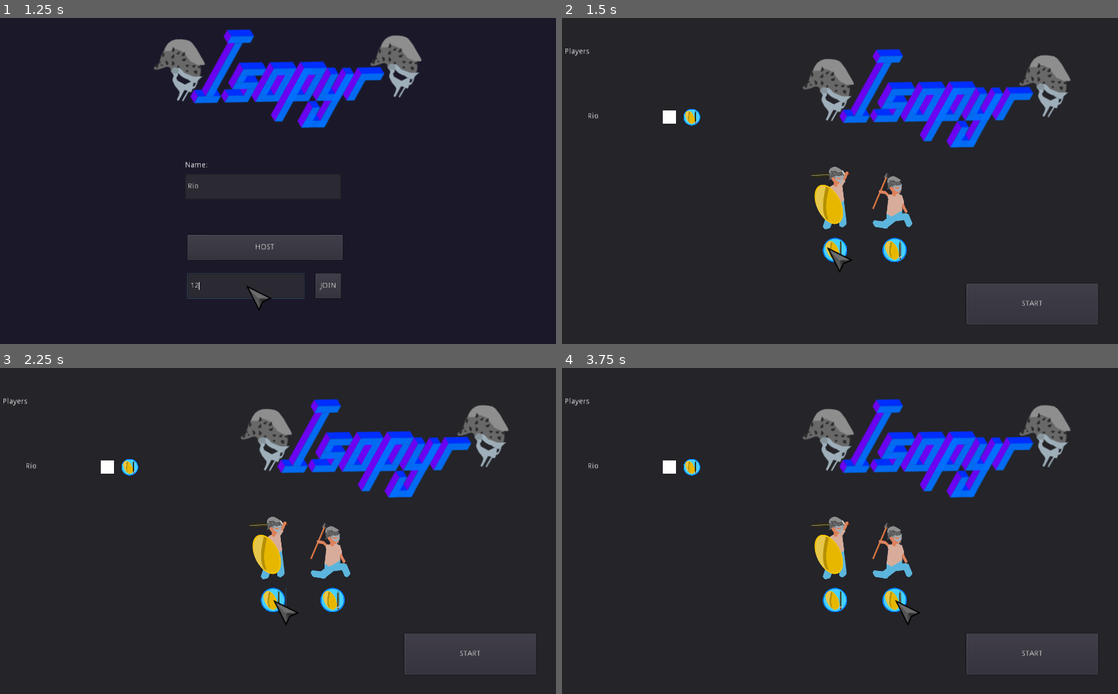
Above: before the commit, frames 1-4 (two rows, left to right).
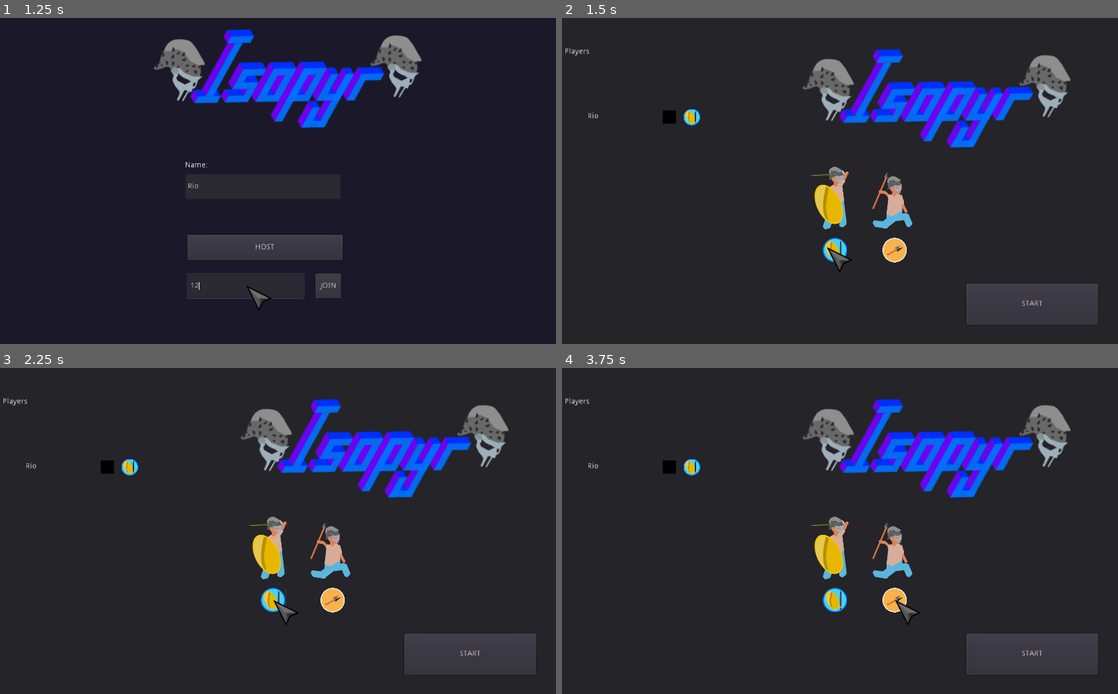
Above: after the commit, the same moments.

Repository: pjheden/isopyr
Game: Godot game, scene res://Start.tscn
The game is run twice, just before and just after one commit, with the same random seed, the same clock (stepped at 60 frames per second) and the same inputs.
Inputs (mouse positions are in pixels of both pictures, inside the frame that each line leads up to):
- Up to frame 1 (1.25 s): click (244, 285) at 0.52 s; type "12" at 0.6 s
- Up to frame 2 (1.5 s): click "HOST" at 1.25 s
- Up to frame 3 (2.25 s): click (272, 599) at 2.02 s
- Up to frame 4 (3.75 s): click (834, 599) at 2.77 s; click (895, 599) at 3.52 s

Frame 1 is identical in both runs. In frame 2, 0.3% of the frame differs, in the area x 18-62%, y 28-76%; in frame 3, 0.3%; in frame 4, 0.3%.

Commit message:
ADD hero selection in lobby

Diff:
--- a/Start.gd
+++ b/Start.gd
@@ -68,10 +68,31 @@
 		add_player(i, player_info[k])
 		i += 1
 
+## add_player adds a a player (info) to the loby screen
 func add_player(index, info) -> void:
 	var pu = player_ui_scene.instance()
 	pu.update_info(info)
+	# TODO: write this better
+	# load right textures
+	var txt: Texture
+	if info["hero"] == "Spear":
+		txt = load("res://resources/ui/spear-icon.png")
+	else:
+		txt = load("res://resources/ui/warrior-icon.png")
+	pu.set_icon(txt)
 	var height = $Lobby/Players.rect_size.y
 	pu.set_position(Vector2(0,index * (height / 8)))
 	pu.set_global_position(Vector2(0, index * (height / 8)))
+	pu.name = "LobbyPlayer-" + info["name"]
 	$Lobby/Players.add_child(pu)
+
+
+func _on_SwordButton_pressed():
+	#TODO class enum
+	print("sword button pressed")
+	Network.broadcast_hero_change(get_tree().get_network_unique_id(), "Sword")
+
+
+func _on_SpearButton_pressed():
+	#TODO class enum
+	Network.broadcast_hero_change(get_tree().get_network_unique_id(), "Spear")
--- a/Start.tscn
+++ b/Start.tscn
@@ -1,10 +1,11 @@
-[gd_scene load_steps=6 format=2]
+[gd_scene load_steps=7 format=2]
 
 [ext_resource path="res://Start.gd" type="Script" id=1]
 [ext_resource path="res://resources/sprites/logo.png" type="Texture" id=2]
-[ext_resource path="res://resources/sprites/warrior-icon.png" type="Texture" id=3]
+[ext_resource path="res://resources/ui/warrior-icon.png" type="Texture" id=3]
 [ext_resource path="res://resources/sprites/maximus_sheet.png" type="Texture" id=4]
 [ext_resource path="res://resources/sprites/maxsword_sheet.png" type="Texture" id=5]
+[ext_resource path="res://resources/ui/spear-icon.png" type="Texture" id=6]
 
 [node name="Server_browser" type="Control"]
 anchor_right = 1.0
@@ -117,7 +118,7 @@
 region_enabled = true
 region_rect = Rect2( 28.9501, 693.555, 149.753, 179.116 )
 
-[node name="Button" type="Button" parent="Lobby/MaximusSheet"]
+[node name="SwordButton" type="Button" parent="Lobby/MaximusSheet"]
 margin_left = -268.193
 margin_top = 136.627
 margin_right = -97.1929
@@ -137,18 +138,15 @@
 region_enabled = true
 region_rect = Rect2( 14.2684, 661.255, 140.944, 229.033 )
 
-[node name="Button" type="Button" parent="Lobby/MaxswordSheet"]
+[node name="SpearButton" type="Button" parent="Lobby/MaxswordSheet"]
 margin_left = 106.265
 margin_top = 136.627
 margin_right = 277.265
 margin_bottom = 301.627
 rect_scale = Vector2( 0.475697, 0.475697 )
 rect_pivot_offset = Vector2( 94.8586, -39.1584 )
-icon = ExtResource( 3 )
+icon = ExtResource( 6 )
 flat = true
-__meta__ = {
-"_edit_use_anchors_": false
-}
 
 [node name="Start_server" type="Button" parent="Lobby"]
 anchor_left = 0.5
@@ -192,10 +190,9 @@
 margin_right = 375.0
 margin_bottom = 577.0
 rect_scale = Vector2( 1.00758, 1 )
-__meta__ = {
-"_edit_use_anchors_": false
-}
 
 [connection signal="pressed" from="Background_panel/Create_server" to="." method="_on_Create_server_pressed"]
 [connection signal="pressed" from="Background_panel/Join_server" to="." method="_on_Join_server_pressed"]
+[connection signal="pressed" from="Lobby/MaximusSheet/SwordButton" to="." method="_on_SwordButton_pressed"]
+[connection signal="pressed" from="Lobby/MaxswordSheet/SpearButton" to="." method="_on_SpearButton_pressed"]
 [connection signal="pressed" from="Lobby/Start_server" to="." method="_on_Start_server_pressed"]
--- a/autoloads/Game.gd
+++ b/autoloads/Game.gd
@@ -34,8 +34,10 @@
 		player_info[id] = {}
 		player_info[id]["name"] = p_i[id]["name"]
 		player_info[id]["color"] = p_i[id]["color"]
+		player_info[id]["hero"] = p_i[id]["hero"]
 		player_info[id]["alive"] = true
 
+## lobby cleans up the level, players and such and return the visuals to the lobby
 sync func lobby() -> void:
 	# remove world
 	var world = get_node("/root/world")
@@ -56,12 +58,19 @@
 
 func spawn_players(world, spawn_points) -> void:
 	# Get spawns
-	var player_scene = load("res://scenes/characters/player/SwordPlayer.tscn")
 	var spawns_node = world.get_node("Spawns")
 	for p_id in spawn_points:
 		var spawn_pos = spawns_node.get_child(spawn_points[p_id]).global_position
-		var player = player_scene.instance()
+		var player = character_scene(player_info[p_id]["hero"]).instance()
 		player.set_name(str(p_id))
 		player.set_network_master(p_id)
 		player.global_position = spawn_pos
 		world.get_node("YSort/Players").add_child(player)
+
+func character_scene(name: String):
+	match name:
+		"Sword":
+			return load("res://scenes/characters/player/SwordPlayer.tscn")
+		"Spear":
+			return load("res://scenes/characters/player/SpearPlayer.tscn")
+	return load("res://scenes/characters/player/SwordPlayer.tscn")
--- a/autoloads/Network.gd
+++ b/autoloads/Network.gd
@@ -4,9 +4,10 @@
 export(int) var PORT = 8080
 
 # info on players
-var player_info = {}
+var players_info = {}
 # info on current player
-var my_info = {}
+var my_id
+# var my_info = {}
 # keep track of players who finished loading
 var players_done = []
 
@@ -18,12 +19,6 @@
 
 func _ready():
 	randomize()
-	#var names = ["Roshack", "Ragnar", "Rez", "Ruba", "Rio"]
-	#my_info["name"] = names[randi() % names.size()]
-	#my_info["name"] = Save.save_data["playerName"]
-
-	var colors = [Color8(0,0,0), Color8(255,255,255), Color8(255,0,0), Color8(0,255,0), Color8(0,0,255)]
-	my_info["color"] = colors[randi() % colors.size()]
 
 	get_tree().connect("network_peer_connected", self, "_player_connected")
 	get_tree().connect("network_peer_disconnected", self, "_player_disconnected")
@@ -37,30 +32,40 @@
 	peer.create_server(PORT)
 	get_tree().network_peer = peer
 
-	my_info["name"] = Save.save_data["playerName"]
+	#my_info["name"] = Save.save_data["playerName"]
+	my_id = 1
+
+	players_info[my_id] = {}
+	players_info[my_id]["name"] = Save.save_data["playerName"]
+	var colors = [Color8(0,0,0), Color8(255,255,255), Color8(255,0,0), Color8(0,255,0), Color8(0,0,255)]
+	players_info[my_id]["color"] = colors[randi() % colors.size()]
+	players_info[my_id]["hero"] = "Sword"
 
 	# Add server player lobby UI here
-	lobby.add_player(0, my_info)
+	lobby.add_player(0, players_info[my_id])
 
 func create_client(address):
 	var peer = NetworkedMultiplayerENet.new()
 	peer.create_client(address, PORT)
 	get_tree().network_peer = peer
 
-	my_info["name"] = Save.save_data["playerName"]
+	my_id = get_tree().get_network_unique_id()
+
+	players_info[my_id] = {}
+	players_info[my_id]["name"] = Save.save_data["playerName"]
 
 func _player_connected(id):
 	print("player connected: ", id)
 	# send only to server
-	rpc_id(id, "register_player", my_info)
+	rpc_id(id, "register_player", players_info[my_id])
 
 func _player_disconnected(id):
 	print("player disconnected: ", id)
-	player_info.erase(id)
+	players_info.erase(id)
 	# TODO: de-instance player?
 
 func _connected_ok():
-	print("_connected: ", player_info)
+	print("_connected: ", players_info)
 
 func _server_disconnected():
 	pass # Server kicked us; show error and abort.
@@ -68,35 +73,35 @@
 func _connected_fail():
 	pass # Could not even connect to server; abort.
 
-remote func set_player_info(pi):
+remote func set_players_info(pi):
 	print("setting player_info: ", pi)
-	player_info = pi
-	lobby.redraw(my_info, player_info)
+	players_info = pi
+	lobby.redraw(players_info[my_id], players_info)
 
-func share_player_info(id):
+func share_players_info(id):
 	# Tell the new player who is in the lobby already
-	var pi = player_info.duplicate()
-	pi[get_tree().get_network_unique_id()] = my_info
+	var pi = players_info.duplicate()
+	#pi[get_tree().get_network_unique_id()] = my_info
 	rpc_id(id, "set_player_info", pi)
 
 remote func register_player(info):
 	# Get the id of the RPC sender.
 	var id = get_tree().get_rpc_sender_id()
 	if get_tree().is_network_server():
-		share_player_info(id)
+		share_players_info(id)
 	# Store the info
-	player_info[id] = info
+	players_info[id] = info
 
 	# Add new player lobby UI here
-	lobby.add_player(player_info.size(), info)
+	lobby.add_player(players_info.size(), info)
 
 remote func pre_configure_game(spawn_points):
 	# Load world
 	var world = Game.load_world()
 
 	# set players
-	var pi = player_info.duplicate()
-	pi[get_tree().get_network_unique_id()] = my_info
+	var pi = players_info.duplicate()
+	#pi[get_tree().get_network_unique_id()] = my_info
 	Game.set_players(pi)
 
 	# Spawn players
@@ -104,11 +109,11 @@
 
 	# Tell server (remember, server is always ID=1) that this peer is done pre-configuring.
 	# The server can call get_tree().get_rpc_sender_id() to find out who said they were done.
-	print("players registered ", player_info, player_info.size())
+	print("players registered ", players_info, players_info.size())
 	if not get_tree().is_network_server():
 		rpc_id(1, "done_preconfiguring")
 	# special case when only host is playing
-	if player_info.size() == 0:
+	if players_info.size() == 0:
 		get_tree().set_pause(false)
 
 
@@ -117,13 +122,13 @@
 	var who = get_tree().get_rpc_sender_id()
 	# Here are some checks you can do, for example
 	assert(get_tree().is_network_server())
-	assert(who in player_info) # Exists
+	assert(who in players_info) # Exists
 	assert(not who in players_done) # Was not added yet
 
 	players_done.append(who)
 
 	print("players_done: ", players_done)
-	if players_done.size() == player_info.size():
+	if players_done.size() == players_info.size():
 		rpc("post_configure_game")
 		post_configure_game()
 
@@ -142,15 +147,39 @@
 	var spawn_points = {}
 	spawn_points[1] = 0 # server
 	var spawn_points_index = 1
-	for p in player_info:
+	for p in players_info:
 		spawn_points[p] = spawn_points_index
 		spawn_points_index += 1
 	# Call to pre-start game with the spawn points.
-	for p in player_info:
+	# TODO: try rpc instead to broadcst to everyone at once?
+	for p in players_info:
 		rpc_id(p, "pre_configure_game", spawn_points)
 
 	players_done = []
 	pre_configure_game(spawn_points)
+
+func broadcast_hero_change(p_id: int, hero: String) -> void:
+	print("broadcasting hero change")
+	rpc("change_hero", get_tree().get_network_unique_id(), hero)
+
+## change_hero changes the selected hero to {hero} for player {p_id}
+remotesync func change_hero(p_id: int, hero: String) -> void:
+	print(players_info)
+	# TODO: fix bug. This crashes when changing on yourselve
+	# so need special treatment for the player owner himsels
+	players_info[p_id]["hero"] = hero
+	print("changing hero for player ", p_id, " to ", hero)
+	# TODO: find the right LobbyPlayer to update icon
+	var name = "LobbyPlayer-" + players_info[p_id]["name"]
+	print("/root/Server_browser/Lobby/Players/" + name)
+	var pu = get_node("/root/Server_browser/Lobby/Players/" + name)
+	print("got node lp: ", pu)
+	var txt: Texture
+	if players_info[p_id]["hero"] == "Spear":
+		txt = load("res://resources/ui/spear-icon.png")
+	else:
+		txt = load("res://resources/ui/warrior-icon.png")
+	pu.set_icon(txt)
 
 func puppet_networked_object_name_index_set(new_value):
 	networked_object_name_index = new_value
--- a/scenes/characters/player/BasePlayer.gd
+++ b/scenes/characters/player/BasePlayer.gd
@@ -26,7 +26,7 @@
 	if is_network_master():
 		Global.player_master = self
 		hud = get_parent().get_parent().get_parent().get_node("HUD")
-		hud.set_name(Network.my_info["name"])
+		hud.set_name(Network.players_info[Network.my_id]["name"])
 
 func _input(event) -> void:
 	if dead:
--- a/scenes/ui/LobbyPlayer.gd
+++ b/scenes/ui/LobbyPlayer.gd
@@ -1,6 +1,9 @@
 extends Control
 
 
-func update_info(info) -> void:
+func update_info(info: Dictionary) -> void:
 	$Name.text = info["name"]
 	$Color.color = info["color"]
+
+func set_icon(texture: Texture) -> void:
+	$TextureRect.texture = texture
--- a/scenes/ui/LobbyPlayer.tscn
+++ b/scenes/ui/LobbyPlayer.tscn
@@ -1,7 +1,7 @@
 [gd_scene load_steps=3 format=2]
 
 [ext_resource path="res://scenes/ui/LobbyPlayer.gd" type="Script" id=1]
-[ext_resource path="res://resources/sprites/warrior-icon.png" type="Texture" id=2]
+[ext_resource path="res://resources/ui/warrior-icon.png" type="Texture" id=2]
 
 [node name="Player1" type="Control"]
 anchor_left = 0.00488281
@@ -13,9 +13,6 @@
 margin_right = 0.35199
 margin_bottom = -0.199997
 script = ExtResource( 1 )
-__meta__ = {
-"_edit_use_anchors_": false
-}
 
 [node name="Name" type="Label" parent="."]
 anchor_right = 1.0
@@ -41,9 +38,6 @@
 rect_scale = Vector2( 0.194172, 0.194172 )
 rect_pivot_offset = Vector2( 61.8009, 97.8514 )
 texture = ExtResource( 2 )
-__meta__ = {
-"_edit_use_anchors_": false
-}
 
 [node name="Color" type="ColorRect" parent="."]
 margin_left = 158.0
Binary file added: resources/ui/spear-icon.png
Not shown, added: resources/ui/spear-icon.png.import
Renamed: resources/sprites/warrior-icon.png -> resources/ui/warrior-icon.png
Not shown, changed: resources/ui/warrior-icon.png.import
Not shown, changed: resources/affinity/isopyr.afdesign
